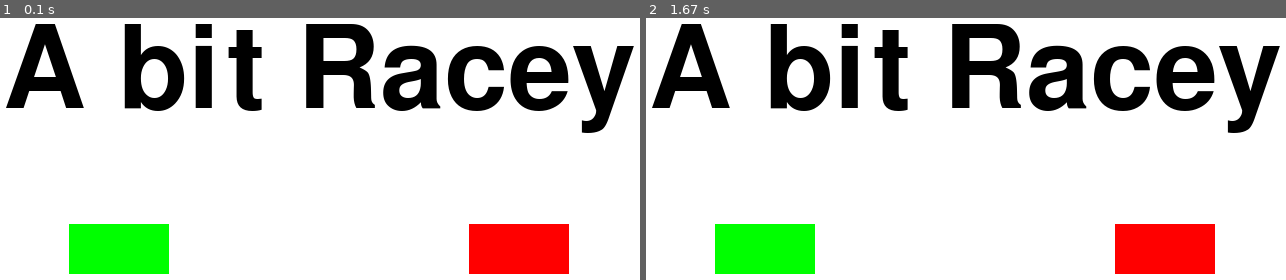
Above: before the commit, frames 1-2 (left to right).
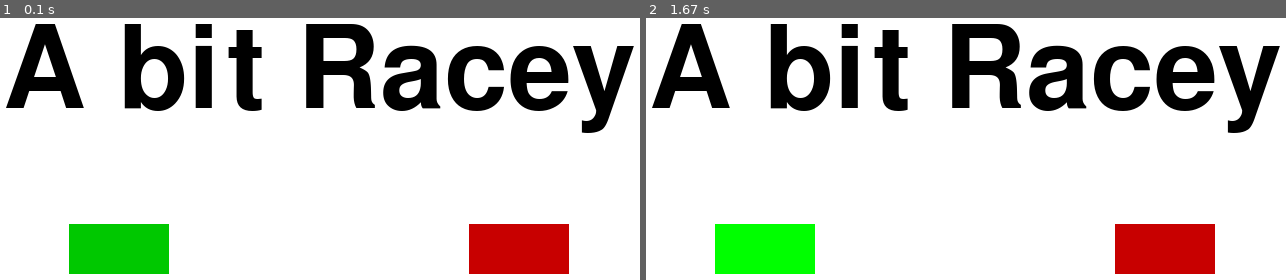
Above: after the commit, the same moments.

Repository: kyuubi-9/car_race-pygame-
Game: pygame game, started from car.py
The game is run twice, just before and just after one commit, with the same random seed, the same clock (stepped at 60 frames per second) and the same inputs.
Inputs (mouse positions are in pixels of both pictures, inside the frame that each line leads up to):
- Up to frame 1 (0.1 s): no input
- Up to frame 2 (1.67 s): click (767, 248) at 0.42 s; click (934, 101) at 0.77 s; click (767, 248) at 1.6 s

The runs differ from the first frame. In frame 1, 6.0% of the frame differs, in the area x 10-89%, y 78-98%; in frame 2, 3.0%.

Commit message:
interective buttons

Diff:
--- a/car.py
+++ b/car.py
@@ -9,9 +9,11 @@
 
 black = (0,0,0)
 white = (255,255,255)
-red = (255,0,0)
-green = (0,255,0)
+red = (200,0,0)
+green = (0,200,0)
+bright_red = (255,0,0)
 
+bright_green = (0,255,0)
 block_color = (53,115,255)
 
 car_width = 73
@@ -69,8 +71,12 @@
         TextSurf, TextRect = text_objects("A bit Racey", largeText)
         TextRect.center = ((display_width/2),(display_height/2))
         gameDisplay.blit(TextSurf, TextRect)
+        mouse = pygame.mouse.get_pos()
 
-        pygame.draw.rect(gameDisplay, green,(150,450,100,50))
+        if 150+100 > mouse[0] > 150 and 450+50 > mouse[1] > 450:
+            pygame.draw.rect(gameDisplay, bright_green,(150,450,100,50))
+        else:
+            pygame.draw.rect(gameDisplay, green,(150,450,100,50))
         pygame.draw.rect(gameDisplay, red,(550,450,100,50))
 
         pygame.display.update()
